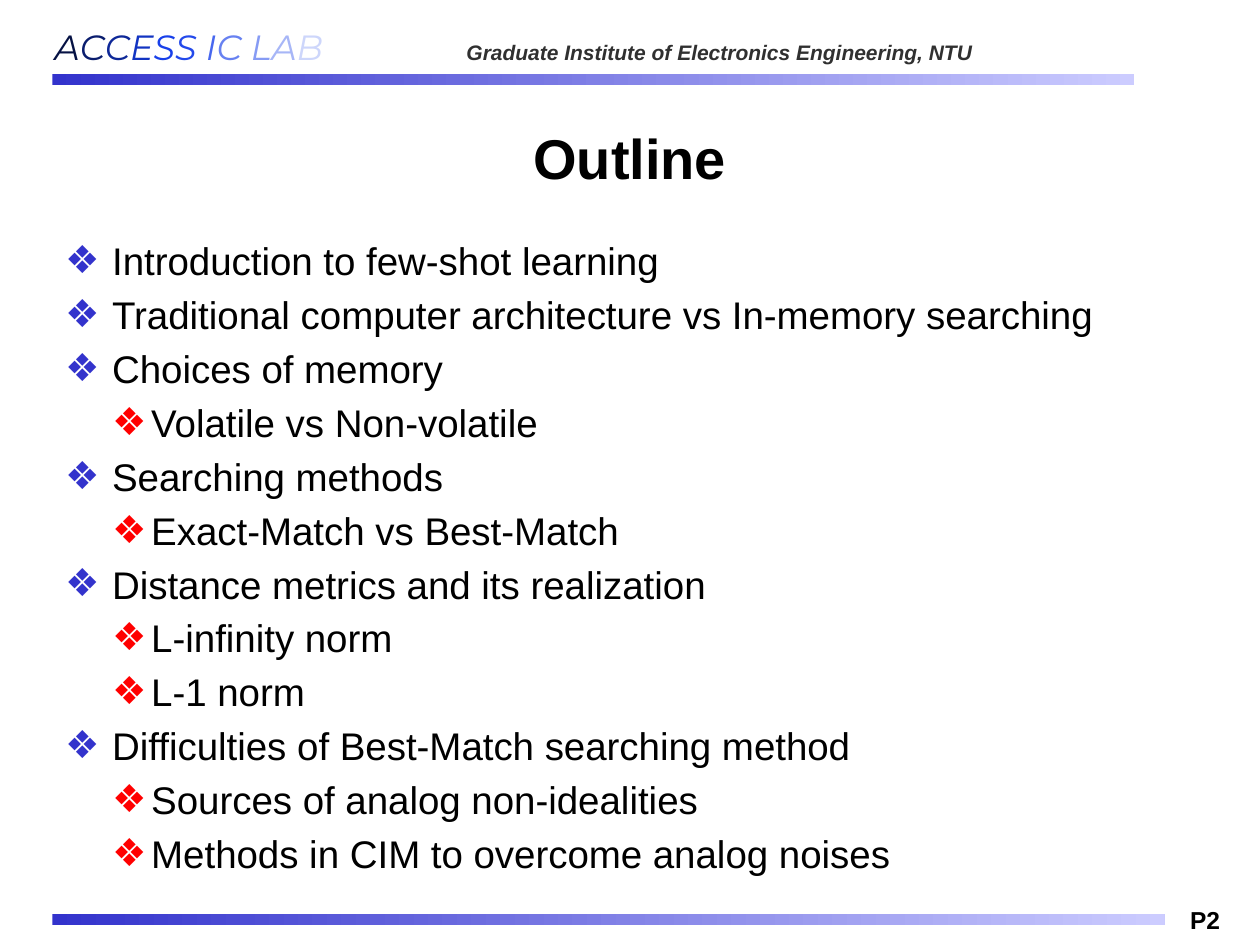
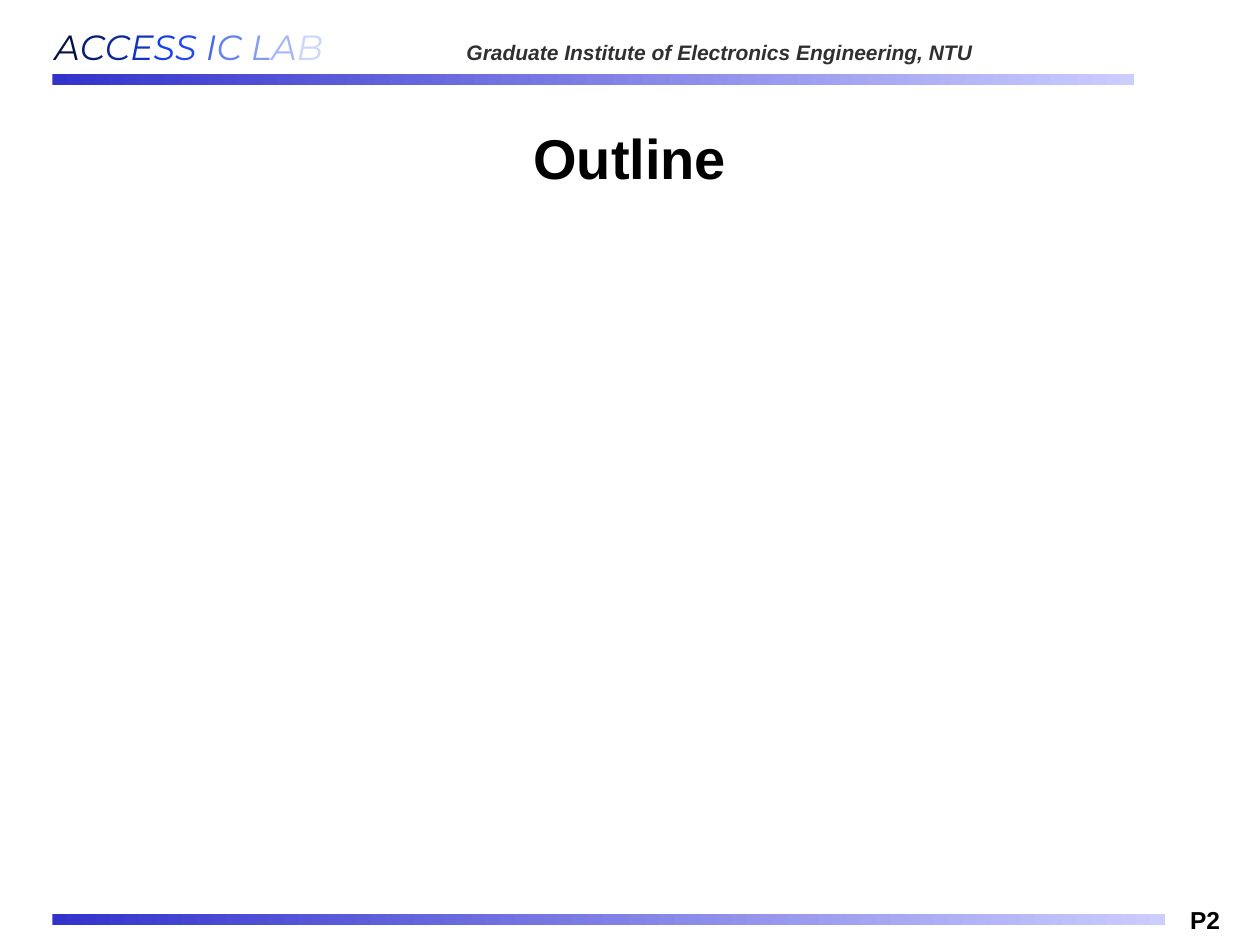
Before and after one commit to Oniontow/AndyWu_Project, a slide deck: slide 2 of IMS_NEW.pptx. Drawn at 1260x945 pixels with LibreOffice and Linux fonts; fonts in the diff are those of the drawing; grey boxes stand for pictures; background and template pictures are left out. Boxes give left, top, right and bottom in pixels: in the first picture for what was removed or moved away, otherwise in the second. Text is boxed around its words. In the diff, an @@ line names an element or a change of style, - is before the commit and + after.

Commit message:
567

```diff
--- a/IMS_NEW.pptx
+++ b/IMS_NEW.pptx
@@ text removed at (x1=112, y1=247, x2=1093, y2=876) @@
-❖ Introduction to few-shot learning
-❖ Traditional computer architecture vs In-memory searching
-❖ Choices of memory
-  ❖ Volatile vs Non-volatile
-❖ Searching methods
-  ❖ Exact-Match vs Best-Match
-❖ Distance metrics and its realization
-  ❖ L-infinity norm
-  ❖ L-1 norm
-❖ Difficulties of Best-Match searching method
-  ❖ Sources of analog non-idealities
-  ❖ Methods in CIM to overcome analog noises
```
Also in this commit, not shown: 7 other slides changed.
